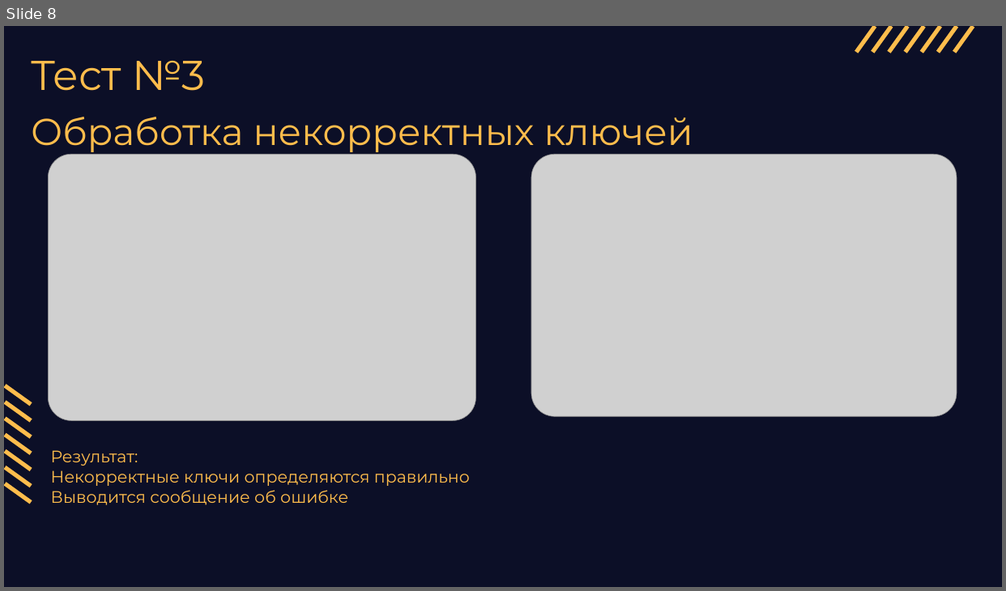
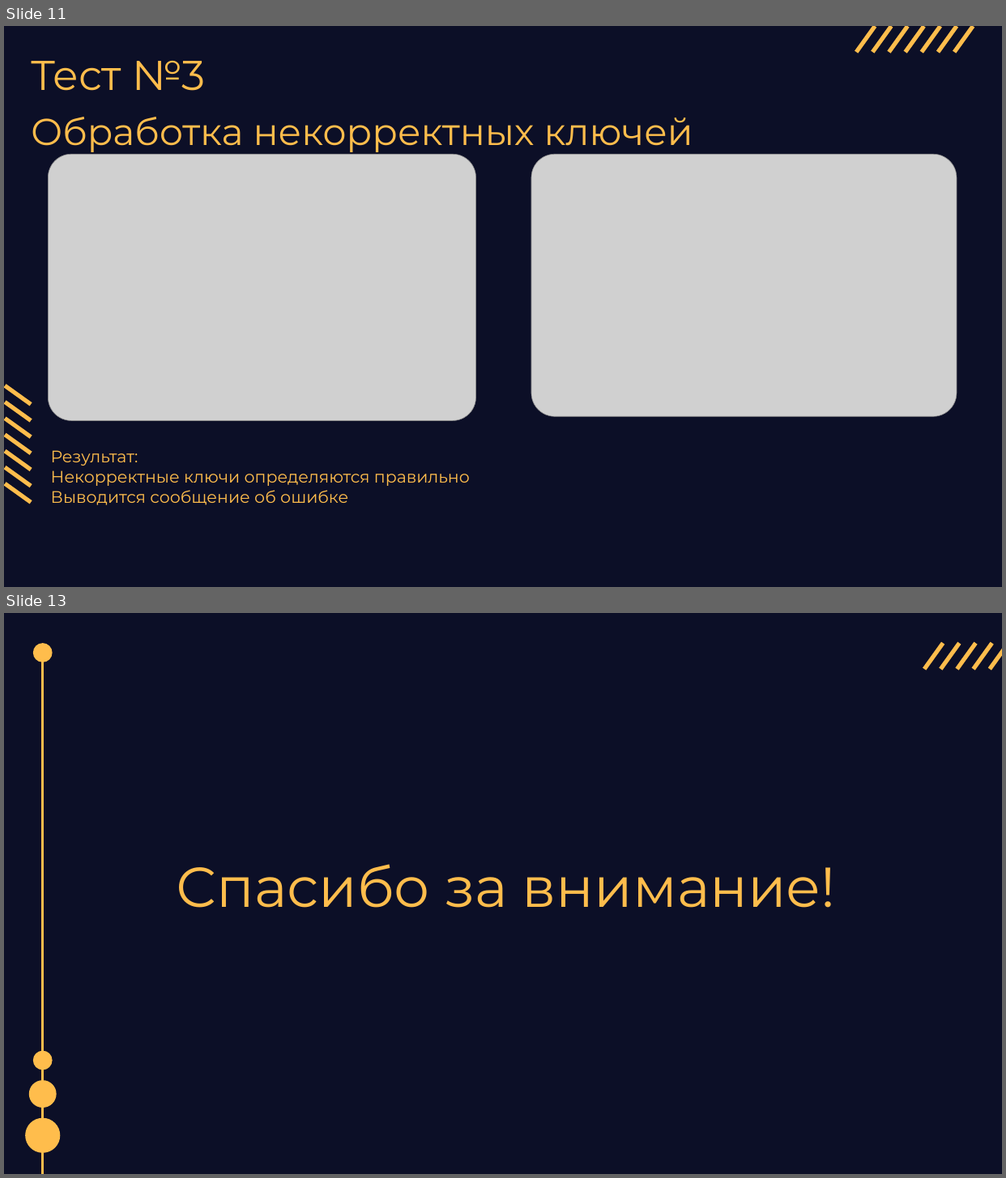
Before and after one commit to Samira13456/project1, a slide deck: pr11.pptx. Shown one above the other, each under a label of ours: slide 8 before the commit, slides 11 and 13 after it; the slides between them are not shown. The pictures are 1006x591 and 1006x1178 pixels, drawn with LibreOffice and Linux fonts; fonts in the diff are those of the drawing; grey boxes stand for pictures; background and template pictures are left out. Boxes give left, top, right and bottom in pixels: in the first picture for what was removed or moved away, otherwise in the second. Text is boxed around its words. In the diff, an @@ line names an element or a change of style, - is before the commit and + after.

```diff
--- a/pr11.pptx
+++ b/pr11.pptx
@@ slide 13 added at (4, 613, 1002, 1174), background #0C0F27 @@
@@ freeform shape added at (33, 643, 53, 662), fill #FFBD4C @@
@@ line added from (43, 1174) to (43, 653), #FFBD4C 3 pt @@
@@ group added at (924, 643, 1002, 669): 5 lines @@
@@ title added at (177, 864, 836, 908), 81 pt, text #FFBD4C @@
+Спасибо за внимание!
@@ freeform shape added at (33, 1051, 53, 1071), fill #FFBD4C @@
@@ freeform shape added at (29, 1080, 57, 1108), fill #FFBD4C @@
@@ freeform shape added at (25, 1118, 61, 1153), fill #FFBD4C @@
@@ what was slide 8 is now slide 11 @@
```
Also in this commit, not shown: 4 slides changed, 4 other slides added, 2 slides removed.
